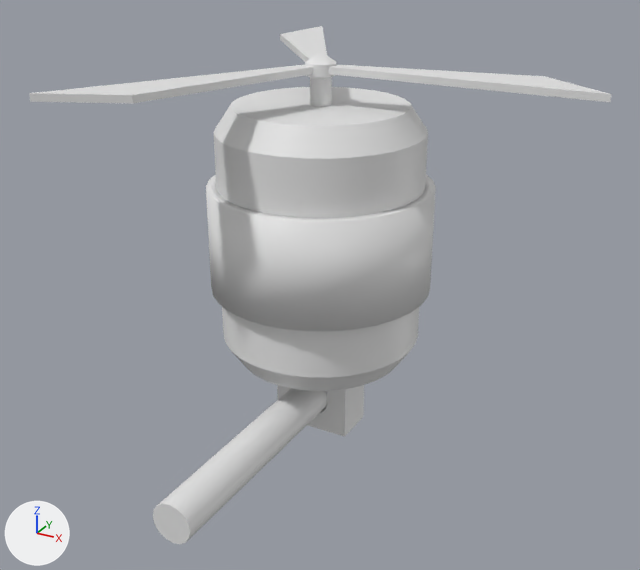
What one commit did to the Blender file SerenityGardenTD/Assets/_SerenityGardenTD/ART/Meshes/Enemies/Flying.blend.
Camera for both pictures: a 50 mm camera at (0.611, -1.113, 0.472) aimed at (0.029, -0.055, -0.057). The lights are fixed; the arrows at lower left show +X, +Y and +Z.

Script lines for the objects in view, before the commit:
```python
ob_cube = bpy.data.objects.new('Cube', me_cube_005)
ob_cube.location = (0.0, 0.0, 0.0)
ob_cylinder = bpy.data.objects.new('Cylinder', me_cylinder_005)
ob_cylinder.location = (0.0, 0.0, 0.0)
ob_cylinder_001 = bpy.data.objects.new('Cylinder.001', me_cylinder_006)
ob_cylinder_001.location = (0.0, 0.0, 0.0)
ob_cylinder_002 = bpy.data.objects.new('Cylinder.002', me_cylinder_007)
ob_cylinder_002.location = (0.0, 0.0, 0.0)
ob_cylinder_003 = bpy.data.objects.new('Cylinder.003', me_cylinder_008)
ob_cylinder_003.location = (0.0, 0.0, 0.0)
ob_plane = bpy.data.objects.new('Plane', me_plane)
ob_plane.location = (0.0, 0.0, 0.0)
```
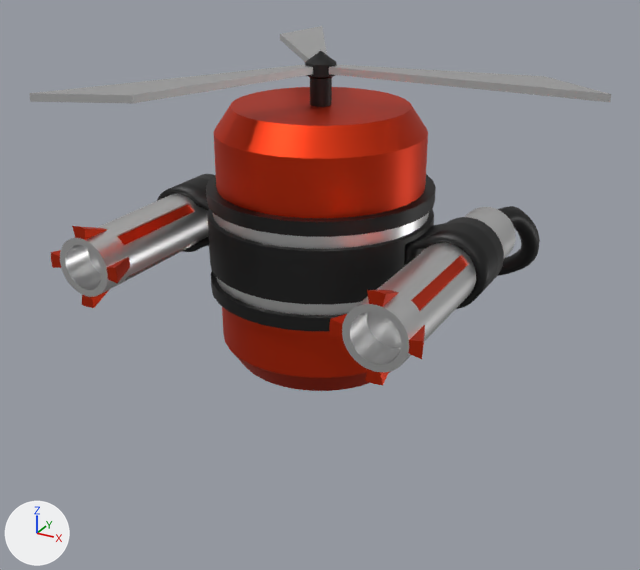
Diff of the bpy script that builds the scene:
```diff
--- a/SerenityGardenTD/Assets/_SerenityGardenTD/ART/Meshes/Enemies/Flying.blend.py
+++ b/SerenityGardenTD/Assets/_SerenityGardenTD/ART/Meshes/Enemies/Flying.blend.py
@@ me_cylinder_005 @@
 me_cylinder_005.from_pydata(...)  # 192 vertices, 162 faces; spans x -0.154..0.154, y -0.154..0.154, z -0.198..0.198
+me_cylinder_005.materials.append(mat_body)  # red #e7401f
@@ me_cylinder_006 @@
-me_cylinder_006.from_pydata(...)  # 64 vertices, 32 faces; spans x -0.154..0.154, y -0.154..0.154, z -0.08..0.08
+me_cylinder_006.from_pydata(...)  # 384 vertices, 352 faces; spans x -0.169..0.169, y -0.169..0.169, z -0.08..0.08
+# me_cylinder_006 part 1: 320 vertices added at x -0.169..0.169, y -0.169..0.169, z -0.08..0.08
+me_cylinder_006.materials.append(mat_gun)  # black #3d3d3d
@@ me_cylinder_007 @@
 me_cylinder_007.from_pydata(...)  # 129 vertices, 129 faces; spans x -0.0221..0.0221, y -0.0221..0.0221, z 0.1905..0.2739
+me_cylinder_007.materials.append(mat_gun)  # black #3d3d3d
@@ me_plane @@
 me_plane.from_pydata(...)  # 15 vertices, 6 faces; spans x -0.211..0.403, y -0.343..0.354, z 0.245
+me_plane.materials.append(mat_silver)  # white #e7e7e7
@@ ob_cylinder_001 @@
 ob_cylinder_001.location = (0.0, 0.0, 0.0)
-_m = ob_cylinder_001.modifiers.new('Solidify', 'SOLIDIFY')
-_m.thickness = 0.015
-_m.offset = 1.0
-_m.use_even_offset = True
@@ ob_cylinder_003 @@
-ob_cylinder_003 = bpy.data.objects.new('Cylinder.003', me_cylinder_008)
@@ ob_cube @@
-ob_cube = bpy.data.objects.new('Cube', me_cube_005)
@@ ob_guns_002 @@
+ob_guns_002 = bpy.data.objects.new('Guns.002', me_circle_003)  # 24 vertices, 8 faces; spans x -0.256..-0.19, y -0.23..-0.063, z -0.032..0.034; in mat_body (red #e7401f); modifiers MIRROR
+ob_guns_002.parent = ob_gunholders
+ob_guns_002.location = (0.0, 0.0, 0.0)
@@ ob_gunholders @@
+ob_gunholders = bpy.data.objects.new('GunHolders', me_circle_001)  # 128 vertices, 96 faces; spans x -0.2664..-0.169, y -0.0521..0.0345, z -0.0423..0.0442; in mat_gun (black #3d3d3d); modifiers MIRROR, SOLIDIFY
+ob_gunholders.parent = ob_cylinder_001
+ob_gunholders.location = (0.0, 0.0, 0.0)
@@ ob_guns_001 @@
+ob_guns_001 = bpy.data.objects.new('Guns.001', me_circle_002)  # 36 vertices, 32 faces; spans x -0.2833..-0.1628, y -0.2755..-0.2296, z -0.0593..0.0612; in mat_body (red #e7401f); modifiers MIRROR
+ob_guns_001.parent = ob_gunholders
+ob_guns_001.location = (0.0, 0.0, 0.0)
@@ ob_centerbeltaccessories @@
+ob_centerbeltaccessories = bpy.data.objects.new('CenterBeltAccessories', me_cylinder_001)  # 128 vertices, 64 faces; spans x -0.162..0.162, y -0.162..0.162, z -0.059..0.059; in mat_silver (white #e7e7e7)
+ob_centerbeltaccessories.parent = ob_cylinder_001
+ob_centerbeltaccessories.location = (0.0, 0.0, 0.0)
@@ ob_gunpipes @@
+ob_gunpipes = bpy.data.objects.new('GunPipes', me_nurbspath)  # 512 vertices, 496 faces; spans x -0.271..0.271, y 0.09..0.3, z -0.141..0.033; in mat_gun (black #3d3d3d)
+ob_gunpipes.parent = ob_cylinder_001
+ob_gunpipes.location = (0.0, 0.0, 0.0)
@@ ob_guns @@
+ob_guns = bpy.data.objects.new('Guns', me_circle)  # 216 vertices, 186 faces; spans x -0.266..-0.18, y -0.276..0.121, z -0.042..0.044; in mat_silver (white #e7e7e7); modifiers MIRROR
+ob_guns.parent = ob_gunholders
+ob_guns.location = (0.0, 0.0, 0.0)
```

Boxes (x1, y1, x2, y2) around the edits, measured in the pictures (640 x 570 px):
'Cylinder', recoloured (white to red)
    both: (214, 87, 428, 391)
'Cylinder.001', reshaped, modifiers changed
    before: (206, 174, 436, 332)
    after: (206, 174, 436, 331)
'Guns', added
    after: (60, 194, 516, 372)
'Plane', recoloured
    both: (29, 26, 611, 104)
'Cylinder.003', deleted
    before: (153, 388, 327, 544)
'GunHolders', added (black)
    after: (157, 174, 504, 309)
'CenterBeltAccessories', added
    after: (213, 213, 429, 315)
'Guns.001', added (red)
    after: (51, 226, 425, 385)
'Cube', deleted
    before: (277, 385, 364, 437)
'Guns.002', added (red)
    after: (118, 205, 467, 311)
'GunPipes', added (black)
    after: (497, 206, 540, 276)
'Cylinder.002', recoloured
    both: (305, 51, 336, 107)
part 1 of me_cylinder_006, added (black)
    after: (206, 174, 436, 331)
